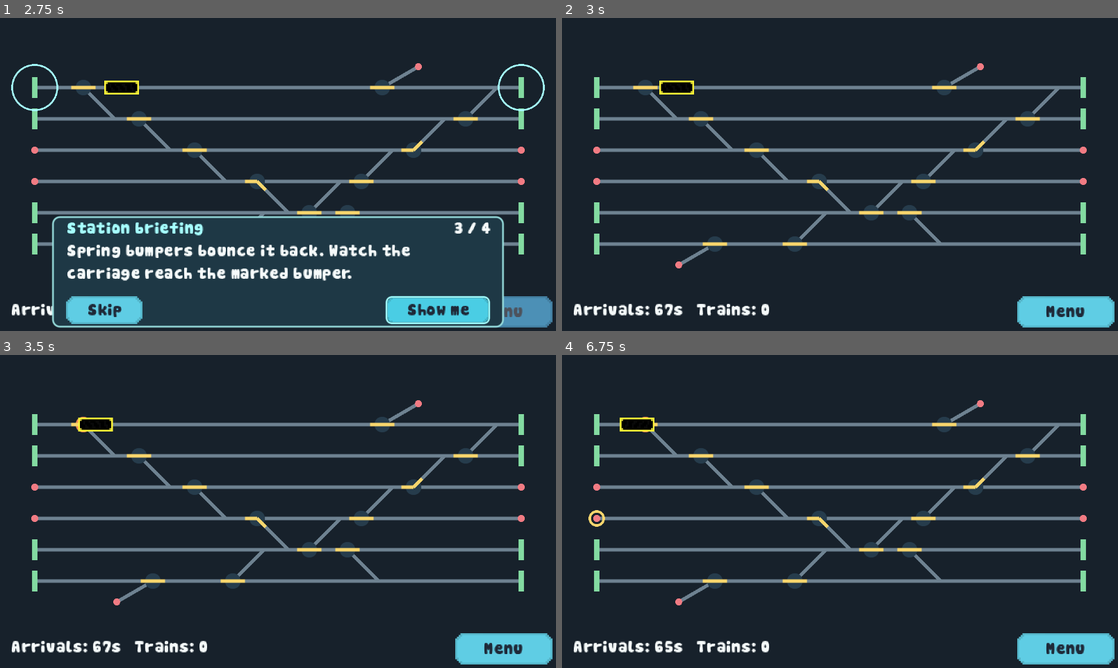
Above: before the commit, frames 1-4 (two rows, left to right).
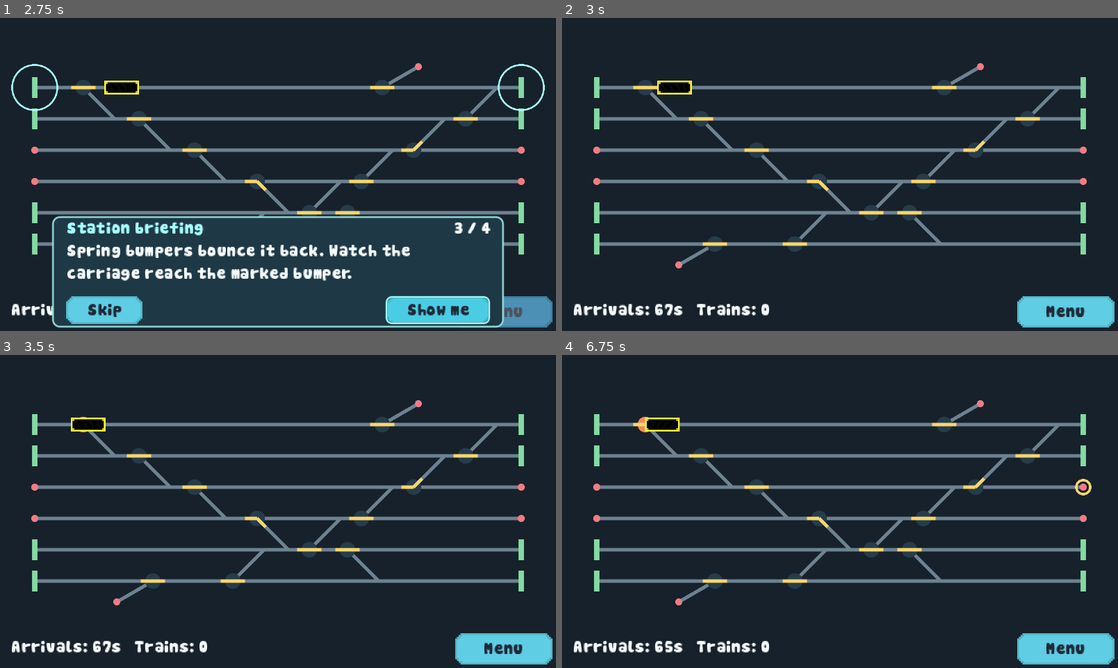
Above: after the commit, the same moments.

Repository: goteusz-maszyk/gierka-dzamik-haven
Game: Godot game, scene res://scene/main_menu.tscn
The game is run twice, just before and just after one commit, with the same random seed, the same clock (stepped at 60 frames per second) and the same inputs.
Inputs (mouse positions are in pixels of both pictures, inside the frame that each line leads up to):
- Up to frame 1 (2.75 s): click "Start" at 0.5 s; click "Next" at 1.25 s; click "Next" at 2 s
- Up to frame 2 (3 s): click "Skip" at 2.75 s
- Up to frame 3 (3.5 s): no input
- Up to frame 4 (6.75 s): click "Menu" at 3.5 s; click "Start" at 4.25 s; tap Enter (ui_accept) at 5, 5.27, 6.02 s; move the mouse to (962, 495) at 5.02 s; click (962, 495) at 5.17 s; move the mouse to (728, 527) at 5.77 s; click (728, 527) at 5.92 s; move the mouse to (895, 442) at 6.52 s; click (895, 442) at 6.67 s

Frame 1 is identical in both runs. In frame 2, less than 0.1% of the frame differs, in the area x 17-24%, y 20-25%; in frame 3, 0.2%; in frame 4, 0.6%, in the area x 4-96%, y 20-55%.

Commit message:
Scale new train speeds with time and random variation

Diff:
--- a/config/cart_prototype.json
+++ b/config/cart_prototype.json
@@ -1,6 +1,6 @@
 {
   "topology_note": "WIP: provisional cascading junction layout, not a faithful final map",
-  "speed": 22.0,
+  "speed": 28.0,
   "cart_length": 20.0,
   "cart_width": 8.0,
   "approach_angle_degrees": 30,
--- a/config/traffic.json
+++ b/config/traffic.json
@@ -3,6 +3,8 @@
   "final_interval": 1.44,
   "round_duration": 67.0,
   "scaling_horizon": 67.0,
+  "final_train_speed": 45.0,
+  "train_speed_variation": 0.1,
   "warning_duration": 1.44,
   "initial_max_warnings": 1,
   "max_warnings": 2,
--- a/config/traffic_test_cases.json
+++ b/config/traffic_test_cases.json
@@ -8,6 +8,16 @@
   "disabled_delay": 100000.0,
   "seed": 12345,
   "random_draws": 256,
+  "speed_vehicle": {
+    "nodes": {"L": [0, 0], "R": [300, 0], "C": [0, 100], "J": [150, 100], "D": [300, 100], "B": [150, 200]},
+    "edges": [["L", "R"], ["C", "J"], ["J", "D"], ["J", "B"]],
+    "tracks": [],
+    "buffers": ["C", "D", "B"],
+    "exits": ["L", "R"],
+    "switches": {"J": {"ports": ["C", "D", "B"], "initial": 0}},
+    "merges": {},
+    "starts": [{"from": "C", "to": "J", "progress": 20.0}]
+  },
   "head_on": {"from": "T3_left", "to": "T3_72", "cart_progress": 10.0, "train_progress": 10.0},
   "catch_up": {"from": "T2_52", "to": "T2_122", "leader_progress": 70.0, "follower_progress": 20.0, "leader_speed": 10.0, "follower_speed": 40.0},
   "junction": {"id": "T3_72", "a": "T3_left", "b": "T2_52", "distance": 25.0},
--- a/scripts/traffic_simulation.gd
+++ b/scripts/traffic_simulation.gd
@@ -80,11 +80,13 @@
 	return true
 
 
-func _entry_train(entry: String):
+func _entry_train(entry: String, speed: float = -1.0):
 	# Only the scalar vehicle settings differ; topology dictionaries/arrays stay shared.
 	var train = Simulation.new(cart.config.duplicate())
 	for key in config.train:
 		train.config[key] = config.train[key]
+	if speed >= 0.0:
+		train.config.speed = speed
 	train.switches = cart.switches
 	train.exits_safely = true
 	train.from_node = entry
@@ -169,13 +171,13 @@
 	return _entry_assessment(entry, lead, defer_conflicting).safe
 
 
-func _entry_assessment(entry: String, lead: float, defer_conflicting: bool = false) -> Dictionary:
+func _entry_assessment(entry: String, lead: float, defer_conflicting: bool = false, speed: float = -1.0) -> Dictionary:
 	var unsafe := {"safe": false, "threatening": false}
 	if elapsed + lead >= config.round_duration:
 		return unsafe
 	var budget := {"remaining": int(config.guard_motion_events), "exhausted": false}
 	var forecast = _forecast()
-	var plans: Array = [{"entry": entry, "at": elapsed + lead, "candidate": true}]
+	var plans: Array = [{"entry": entry, "at": elapsed + lead, "candidate": true, "speed": config.train.speed if speed < 0.0 else speed}]
 	var admitted: Array = []
 	var latest := elapsed + lead
 	for warning in warnings:
@@ -184,7 +186,7 @@
 		var at: float = maxf(elapsed, warning.get("check_at", elapsed + warning.remaining))
 		if at >= config.round_duration:
 			continue
-		plans.append({"entry": warning.entry, "at": at, "candidate": false})
+		plans.append({"entry": warning.entry, "at": at, "candidate": false, "speed": warning.get("speed", config.train.speed)})
 		latest = maxf(latest, at)
 	plans.sort_custom(func(a, b): return a.at < b.at or (a.at == b.at and a.candidate and not b.candidate))
 	for plan in plans:
@@ -193,13 +195,13 @@
 			return unsafe
 		if forecast.won:
 			return unsafe
-		var candidate = forecast._entry_train(plan.entry)
+		var candidate = forecast._entry_train(plan.entry, plan.speed)
 		if forecast._footprint_clear(candidate):
 			if defer_conflicting and not plan.candidate:
 				# A due spawn has priority over an incompatible hypothetical arrival.
 				# Its later retry will see the admitted train as actual traffic.
 				var joint = forecast._forecast()
-				joint.trains.append(joint._entry_train(plan.entry))
+				joint.trains.append(joint._entry_train(plan.entry, plan.speed))
 				joint._advance_to(latest + config.safety_duration, false, budget)
 				if budget.exhausted:
 					return unsafe
@@ -257,7 +259,7 @@
 			return false
 		if forecast.won:
 			return true
-		var train = forecast._entry_train(plan.entry)
+		var train = forecast._entry_train(plan.entry, plan.speed)
 		if not forecast._footprint_clear(train):
 			return false
 		forecast.trains.append(train)
@@ -330,7 +332,7 @@
 			if budget.exhausted:
 				return {}
 			break
-		var train = arrivals._entry_train(plan.entry)
+		var train = arrivals._entry_train(plan.entry, plan.speed)
 		var itinerary := _guard_itinerary(train, plan.at, deadline, elapsed)
 		if itinerary.is_empty():
 			return {}
@@ -388,12 +390,12 @@
 	return false
 
 
-func _pressure_weight(entry: String) -> float:
+func _pressure_weight(entry: String, speed: float = -1.0) -> float:
 	var rows: Array = []
 	for track in cart.config.get("tracks", []):
 		if cart.from_node in track.nodes or cart.to_node in track.nodes:
 			rows.append(track.nodes)
-	var candidate = _entry_train(entry)
+	var candidate = _entry_train(entry, speed)
 	candidate.switches = cart.switches.duplicate()
 	# The horizon is train travel time, excluding the warning lead.
 	var remaining: float = config.pressure_horizon * candidate.config.speed
@@ -444,13 +446,15 @@
 			warning.spawn_at = elapsed + warning.remaining
 		if not warning.has("check_at"):
 			warning.check_at = warning.spawn_at
+		if not warning.has("speed"):
+			warning.speed = config.train.speed
 	for warning in warnings.duplicate():
 		if elapsed < warning.check_at:
 			continue
-		var candidate = _entry_train(warning.entry)
+		var candidate = _entry_train(warning.entry, warning.speed)
 		var assessment := {"safe": false, "threatening": false}
 		if _footprint_clear(candidate):
-			assessment = _entry_assessment(warning.entry, 0.0, true)
+			assessment = _entry_assessment(warning.entry, 0.0, true, warning.speed)
 		if assessment.safe:
 			trains.append(candidate)
 			_admitted_total += 1
@@ -466,6 +470,9 @@
 		var arrival: float = elapsed + config.warning_duration + announced * config.warning_stagger
 		for warning in warnings:
 			arrival = maxf(arrival, warning.check_at + config.warning_stagger)
+		var base_speed: float = lerpf(config.train.speed, config.final_train_speed, clampf(arrival / config.scaling_horizon, 0.0, 1.0))
+		# Keep one draw for the warning, all safety replays and the actual train.
+		var speed: float = base_speed * rng.randf_range(1.0 - config.train_speed_variation, 1.0 + config.train_speed_variation)
 		var reactive: Array = []
 		var ambient: Array = []
 		var reserved_total := _admitted_total + warnings.size()
@@ -482,7 +489,7 @@
 				if warning.entry == entry:
 					pending = true
 			if not pending:
-				var assessment := _entry_assessment(entry, arrival - elapsed)
+				var assessment := _entry_assessment(entry, arrival - elapsed, false, speed)
 				if assessment.safe:
 					var record := {"entry": entry, "threatening": assessment.threatening}
 					if assessment.threatening:
@@ -496,7 +503,7 @@
 			_announcement_at = elapsed + config.retry_interval
 			break
 		for record in eligible:
-			var weight := _pressure_weight(record.entry)
+			var weight := _pressure_weight(record.entry, speed)
 			weights.append(weight)
 			total += weight
 		var draw := rng.randf() * total
@@ -506,7 +513,7 @@
 			if draw < 0.0:
 				chosen = eligible[i]
 				break
-		warnings.append({"entry": chosen.entry, "threatening": chosen.threatening, "remaining": arrival - elapsed, "spawn_at": arrival, "check_at": arrival})
+		warnings.append({"entry": chosen.entry, "threatening": chosen.threatening, "remaining": arrival - elapsed, "spawn_at": arrival, "check_at": arrival, "speed": speed})
 		warning_created.emit()
 		announced += 1
 	_sync_schedule()
--- a/tests/traffic_test.gd
+++ b/tests/traffic_test.gd
@@ -81,10 +81,11 @@
 	sim.advance(cases.epsilon)
 	check(sim.warnings.size() == 1 and sim.trains.is_empty(), "First warning at configured delay")
 	check(near(sim.warnings[0].remaining, sim.config.warning_duration), "Warning starts with full duration")
+	var announced_speed: float = sim.warnings[0].speed
 	sim.advance(sim.config.warning_duration)
 	check(sim.warnings.is_empty() and sim.trains.size() == 1, "Spawn exactly on warning expiration")
 	var original_speed: float = sim.cart.config.speed
-	check(near(sim.trains[0].config.speed, sim.config.train.speed), "Independent train speed")
+	check(near(sim.trains[0].config.speed, announced_speed), "Spawn preserves announced train speed")
 	check(near(sim.cart.config.cart_length, Simulation.new().config.cart_length), "Train dimensions do not mutate cart")
 	check(is_same(sim.cart.switches, sim.trains[0].switches), "Actual shared switch reference")
 	check(is_same(sim.cart.config.nodes, sim.trains[0].config.nodes) and is_same(sim.cart.config.edges, sim.trains[0].config.edges), "Topology shared without deep copies")
@@ -125,7 +126,48 @@
 	sim.warnings = [{"entry": cases.busy_entry, "remaining": 0.0}]
 	sim.advance(cases.small_step)
 	check(not sim.lost and near(sim._until_warning + cases.small_step, sim.config.final_interval), "Extended round clamps spawn frequency")
-	check(near(sim.trains[0].config.speed, sim.config.train.speed), "Elapsed time does not increase train speed")
+	check(near(sim.trains[0].config.speed, sim.config.train.speed), "Explicit base-speed fixture does not accelerate after spawn")
+
+
+func test_speed_progression() -> void:
+	var settings = Traffic.new().config
+	for at in [0.0, settings.scaling_horizon / 2.0, settings.scaling_horizon + cases.long_time]:
+		var sim = fresh()
+		sim.cart.config.merge(cases.speed_vehicle.duplicate(true), true)
+		sim.cart.restart(0)
+		sim.elapsed = at
+		sim._announcement_at = at
+		sim.rng.seed = int(cases.seed)
+		var expected_rng := RandomNumberGenerator.new()
+		expected_rng.state = sim.rng.state
+		var multiplier := expected_rng.randf_range(1.0 - sim.config.train_speed_variation, 1.0 + sim.config.train_speed_variation)
+		sim._schedule()
+		check(sim.warnings.size() == 1, "Speed scenario creates one warning")
+		if sim.warnings.size() != 1:
+			continue
+		var warning: Dictionary = sim.warnings[0]
+		var base: float = lerpf(sim.config.train.speed, sim.config.final_train_speed, clampf(warning.spawn_at / sim.config.scaling_horizon, 0.0, 1.0))
+		var speed: float = warning.speed
+		check(near(speed, base * multiplier), "Warning samples speed from the arrival-time curve, clamped at the horizon")
+		var rng_state = sim.rng.state
+		sim._entry_assessment(warning.entry, warning.remaining, false, speed)
+		check(sim.rng.state == rng_state and warning.speed == speed, "Safety forecast preserves RNG and announced speed")
+		var blocker = sim._entry_train(warning.entry, 0.0)
+		sim.trains.append(blocker)
+		sim.elapsed = warning.spawn_at
+		sim._schedule()
+		check(sim.warnings.size() == 1 and sim.trains.size() == 1, "Occupied entry defers the variable-speed train")
+		check(warning.speed == speed and sim.rng.state == rng_state, "Blocked retry does not redraw speed")
+		sim.trains.clear()
+		sim.elapsed = warning.check_at
+		sim._schedule()
+		check(sim.trains.size() == 1 and sim.warnings.is_empty(), "Deferred train enters when clear")
+		if sim.trains.size() == 1:
+			check(sim.trains[0].config.speed == speed, "Deferred spawn preserves speed even at a later time")
+			var forecast = sim._forecast()
+			check(forecast.trains[0].config.speed == speed, "Forecast copies individual train speed")
+			sim._advance_to(sim.elapsed + cases.small_step, false)
+			check(sim.trains[0].config.speed == speed, "Moving train keeps its speed")
 
 
 func test_busy_entry() -> void:
@@ -458,6 +500,7 @@
 func run() -> void:
 	cases = JSON.parse_string(FileAccess.get_file_as_string("res://config/traffic_test_cases.json"))
 	routes = JSON.parse_string(FileAccess.get_file_as_string("res://config/cart_test_cases.json")).routes
+	test_speed_progression()
 	test_entries_and_scheduler()
 	test_busy_entry()
 	test_routes_and_locks()
Not shown, changed: DESIGN.md
